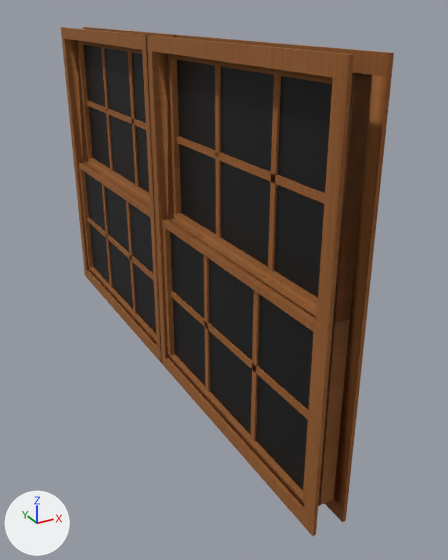
A saved change to the FBX model 494/ExternalFiles/Models/windows.FBX.
Before and after are seen from a camera (50 mm lens) standing at (1.56, -2.25, 2.3) and looking at (2.69, -0.2, 1.28). The axes (+X, +Y, +Z) are drawn at lower left. The lights are the same throughout. Where no turn or scale is listed for an object, it has been applied to the vertices. Vertices at the same position are counted once.

Objects in the first picture: 'window left', 'window right'.
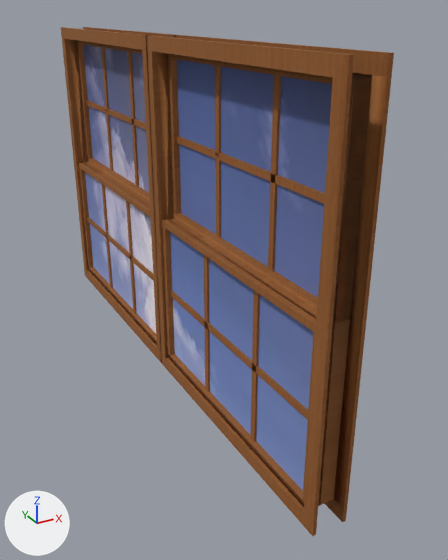
The newer file is also turned or shifted as a whole; pictures and numbers use the older file's frame.

Where the change shows, as pixel boxes [x1, y1, x2, y2] in the pictures (448 x 560 px):
part 1 of me_mesh_001, recoloured: [83, 45, 156, 333] in both
part 2 of me_mesh, recoloured (black to blue): [170, 60, 332, 490] in both

The change, as a list of edits to the scene's bpy script:
```text
Add img_skymap_right_png:
    img_skymap_right_png = load_image('skymap_right.png', '_unpacked/skymap_right.png', 122, 128, 'sRGB')
Add img_skymap_left_png:
    img_skymap_left_png = load_image('skymap_left.png', '_unpacked/skymap_left.png', 122, 128, 'sRGB')
Add mat_sky_right_material:
    mat_sky_right_material = principled_material('sky right material')
    mat_sky_right_material.texture = img_skymap_right_png  # with its transparency
    mat_sky_right_material.roughness = 0.859
Add mat_medium_wood_003:
    mat_medium_wood_003 = principled_material('medium wood.003')
    mat_medium_wood_003.texture = img_mediumwood_png  # with its transparency
    mat_medium_wood_003.roughness = 0.859
Add mat_medium_wood_002:
    mat_medium_wood_002 = principled_material('medium wood.002')
    mat_medium_wood_002.texture = img_mediumwood_png  # with its transparency
    mat_medium_wood_002.roughness = 0.859
Add mat_sky_left_material:
    mat_sky_left_material = principled_material('sky left material')
    mat_sky_left_material.texture = img_skymap_left_png  # with its transparency
    mat_sky_left_material.roughness = 0.859
Change me_mesh_001:
    where me_mesh_001.from_pydata(...)  # 226 vertices, 179 faces; spans x -0.064..0.064, y -0.572..0.572, z -0.686..0.686
    used by ob_window_left; location = (2.54, 0.565, 1.524)
    remove me_mesh_001.materials.append(mat_medium_wood)  # picture img_mediumwood_png
    remove me_mesh_001.materials.append(mat_medium_wood_001)  # picture img_mediumwood_png
    me_mesh_001 part 1: all 4 faces that had it switch from mat_glass (black #000000) to mat_sky_left_material (picture img_skymap_left_png)
    add me_mesh_001.materials.append(mat_medium_wood_002)  # picture img_mediumwood_png
    add me_mesh_001.materials.append(mat_medium_wood_003)  # picture img_mediumwood_png
Change me_mesh:
    where me_mesh.from_pydata(...)  # 226 vertices, 179 faces; spans x -0.064..0.064, y -0.572..0.572, z -0.686..0.686
    used by ob_window_right; location = (2.54, -0.567, 1.524)
    me_mesh part 2: all 4 faces that had it switch from mat_glass (black #000000) to mat_sky_right_material (picture img_skymap_right_png)
```
